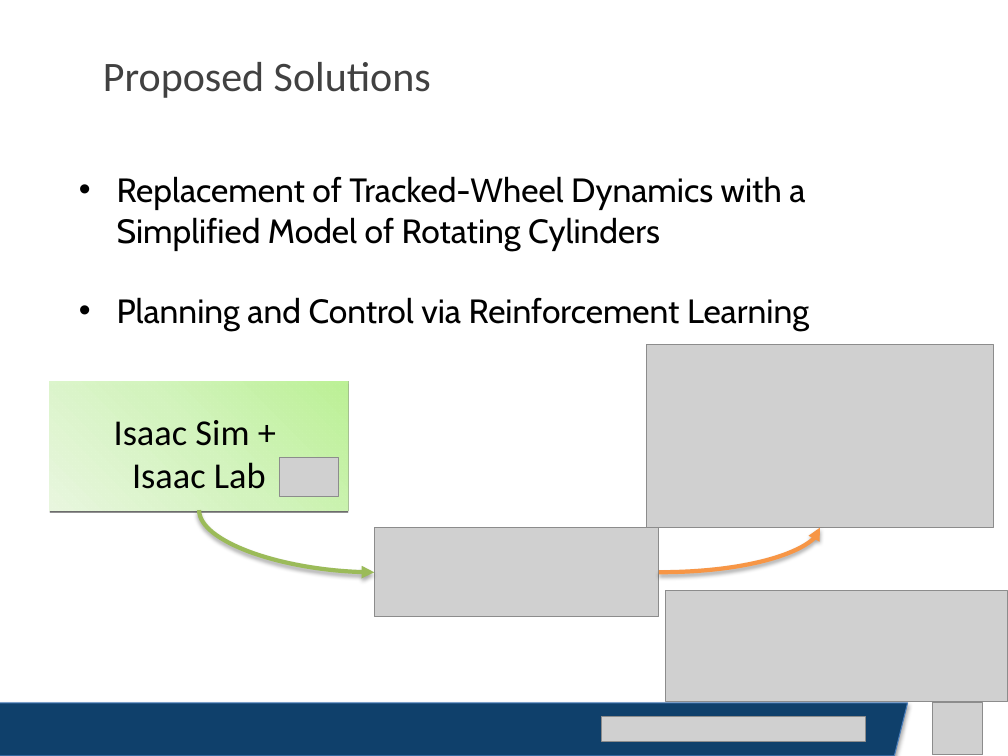
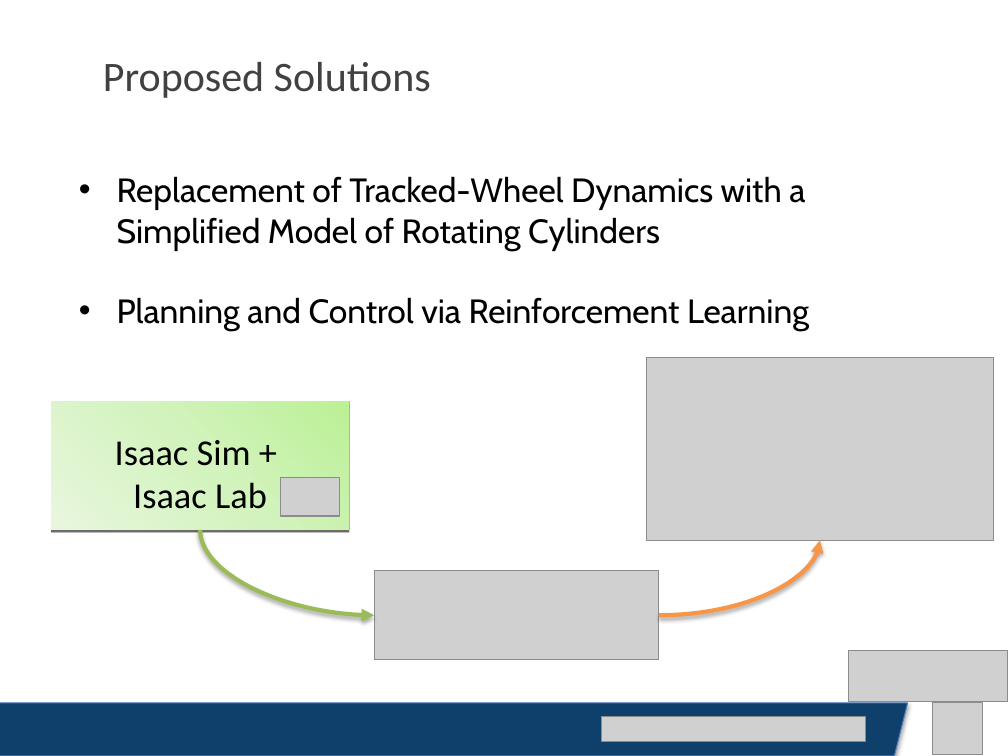
Before and after one commit to ducciopet/trackquad_robot, a slide deck: slide 3 of trackedlegged_locomotion.pptx. Drawn at 1008x756 pixels with LibreOffice and Linux fonts; fonts in the diff are those of the drawing; grey boxes stand for pictures. Boxes give left, top, right and bottom in pixels: in the first picture for what was removed or moved away, otherwise in the second. Text is boxed around its words. In the diff, an @@ line names an element or a change of style, - is before the commit and + after.

Commit message:
Powerpoint

```diff
--- a/trackedlegged_locomotion.pptx
+++ b/trackedlegged_locomotion.pptx
@@ picture: place and size @@
-picture at (646,345,994,527)
+picture at (646,358,994,540)
@@ rectangle "Isaac Sim +": place and size @@
-rectangle "Isaac Sim +" at (50,382,349,511)
+rectangle "Isaac Sim +" at (51,401,350,530)
@@ picture: place and size @@
-picture at (279,458,338,497)
+picture at (280,477,339,516)
@@ curved arrow moved from (199, 510) - (374, 573) to (201, 530) - (374, 615) @@
@@ curved arrow moved from (659, 573) - (821, 527) to (659, 615) - (821, 540) @@
@@ picture: place and size @@
-picture at (374,527,658,616)
+picture at (374,571,658,659)
@@ picture: place and size @@
-picture at (665,591,1008,702)
+picture at (849,650,1008,702)
```
Also in this commit, not shown: 2 other slides changed, 1 slide added, 1 other file.
